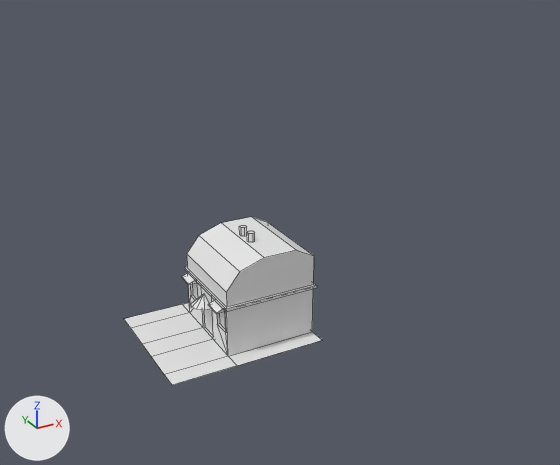
The FBX model Assets/CustomModels/Production/fancy_restaurant.fbx, before and after one commit.
Before and after are seen from a 50 mm lens placed at (-6.73, -13.2, 8.57), pointed at (0.23, -0.55, 2.24). Every picture has the same lights, and +X, +Y and +Z are marked at lower left. Mesh edges are drawn as thin lines. Where no turn or scale is listed for an object, it has been applied to the vertices.

Before the edit, the objects in view are built like this:
```python
me_cube_001 = bpy.data.meshes.new('Cube.001')
me_cube_001.from_pydata(...)  # 109 vertices, 73 faces; spans x -0.82..2.57, y -1.45..1.4, z -1.0..1.2
ob_cube = bpy.data.objects.new('Cube', me_cube_001)
ob_cube.location = (0.0, 0.0, 1.0)
ob_cube.rotation_euler = (0.0, 0.0, -3.142)  # degrees (0, 0, -180)
```
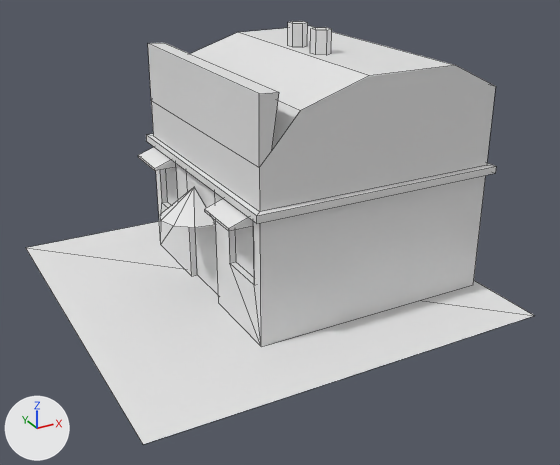
Boxes [x1, y1, x2, y2] around the edits, measured in the pictures (560 x 465 px; the box of a moved part takes in the faces that stretch with it):
'Cube', reshaped, moved, rescaled (80% wider, 93% taller): before [124, 217, 322, 385]; after [138, 21, 496, 347]
'grass_Cube.003_basecolors', added: after [26, 222, 534, 444]
part 1 of me_cube_001, moved or reshaped: before [247, 231, 255, 242]; after [310, 27, 332, 55]
part 2 of me_cube_001, moved or reshaped: before [239, 225, 247, 236]; after [288, 21, 308, 47]
part 3 of me_cube_001, rebuilt (75% wider, 78% taller): before [124, 273, 322, 385]; after [138, 147, 486, 347]
part 4 of me_cube_001, rebuilt (162% wider, 109% taller): before [184, 217, 317, 311]; after [146, 26, 496, 224]

Diff of the bpy script that builds the scene:
```diff
--- a/Assets/CustomModels/Production/fancy_restaurant.fbx.py
+++ b/Assets/CustomModels/Production/fancy_restaurant.fbx.py
@@ mat_basecolors @@
+mat_basecolors = principled_material('basecolors')
+mat_basecolors.base_color = (0.8, 0.8, 0.8)  # white #e7e7e7
+mat_basecolors.roughness = 0.69
@@ me_cube_001 @@
 # used by ob_cube; location = (0.0, 0.0, 1.0); rotation_euler = (0.0, 0.0, -3.142), in degrees (0, 0, -180)
-me_cube_001.from_pydata(...)  # 109 vertices, 73 faces; spans x -0.82..2.57, y -1.45..1.4, z -1.0..1.2
+me_cube_001.from_pydata(...)  # 105 vertices, 69 faces; spans x -1.18..1.18, y -1.05..1.05, z -1.1..1.1
+# me_cube_001 part 1: the loose piece of 12 vertices spanning x 0.16..0.3, y 0.08..0.24, z 1.0..1.19 is moved by (-0.36, 0.0, -0.1)
+# me_cube_001 part 2: the loose piece of 12 vertices spanning x 0.17..0.3, y -0.27..-0.11, z 1.0..1.2 is moved by (-0.36, 0.0, -0.1)
+# me_cube_001 part 3: the loose piece of 63 vertices spanning x -0.77..2.57, y -1.45..1.4, z -1.0..0.06 is rebuilt with 53 vertices and now spans x -1.13..1.18, y -1.0..1.0, z -1.1..-0.04
+# me_cube_001 part 4: the loose piece of 22 vertices spanning x -0.82..1.25, y -1.05..1.05, z 0.06..1.0 is rebuilt with 28 vertices and now spans x -1.18..0.89, y -1.05..1.05, z -0.04..0.9
@@ me_grass_cube_003_basecolors @@
+me_grass_cube_003_basecolors.from_pydata([(-4.0, -4.0, 1.0), (4.0, 4.0, 1.0), (-4.0, 4.0, 1.0), (4.0, -4.0, 1.0)], [], [(3, 1, 2), (0, 3, 2)])
+me_grass_cube_003_basecolors.materials.append(mat_basecolors)  # white #e7e7e7
@@ ob_cube @@
 ob_cube = bpy.data.objects.new('Cube', me_cube_001)
-ob_cube.location = (0.0, 0.0, 1.0)
+ob_cube.location = (0.96, 0.11, 3.59)
 ob_cube.rotation_euler = (0.0, 0.0, -3.142)  # degrees (0, 0, -180)
+ob_cube.scale = (2.55, 2.55, 2.35)
@@ ob_grass_cube_003_basecolors @@
+ob_grass_cube_003_basecolors = bpy.data.objects.new('grass_Cube.003_basecolors', me_grass_cube_003_basecolors)
+ob_grass_cube_003_basecolors.location = (0.0, 0.0, 0.0)
```
